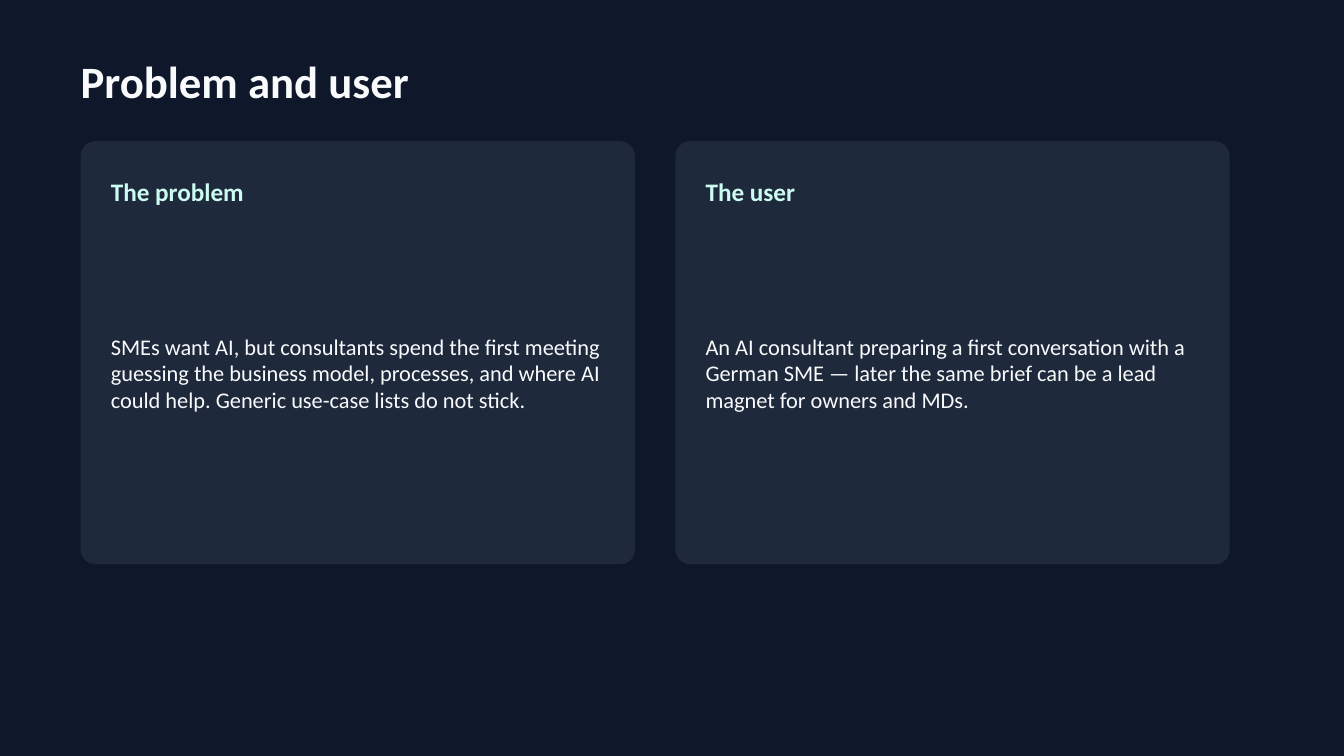
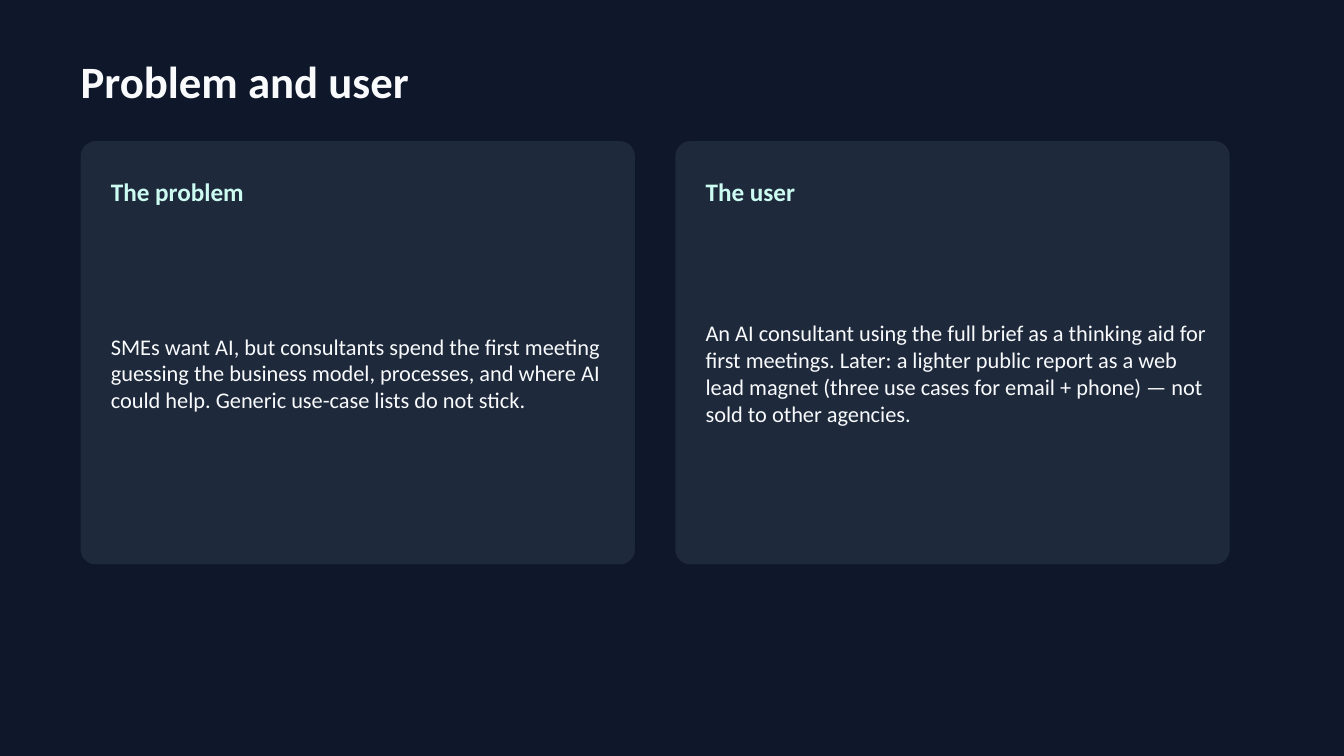
Before and after one commit to Ztirf91/Project3---AI-Use-case-identifier, a slide deck: slide 2 of presentation/project3_slides.pptx. Drawn at 1344x756 pixels with LibreOffice and Linux fonts; fonts in the diff are those of the drawing. Boxes give left, top, right and bottom in pixels: in the first picture for what was removed or moved away, otherwise in the second. Text is boxed around its words. In the diff, an @@ line names an element or a change of style, - is before the commit and + after.

```diff
--- a/presentation/project3_slides.pptx
+++ b/presentation/project3_slides.pptx
@@ text at bbox=[706, 325, 1206, 426]: text changed @@
-An AI consultant preparing a first conversation with a German SME — later the same brief can be a lead magnet for owners and MDs.
+An AI consultant using the full brief as a thinking aid for first meetings. Later: a lighter public report as a web lead magnet (three use cases for email + phone) — not sold to other agencies.
```
Also in this commit, not shown: 1 other slide changed, 4 other files.
